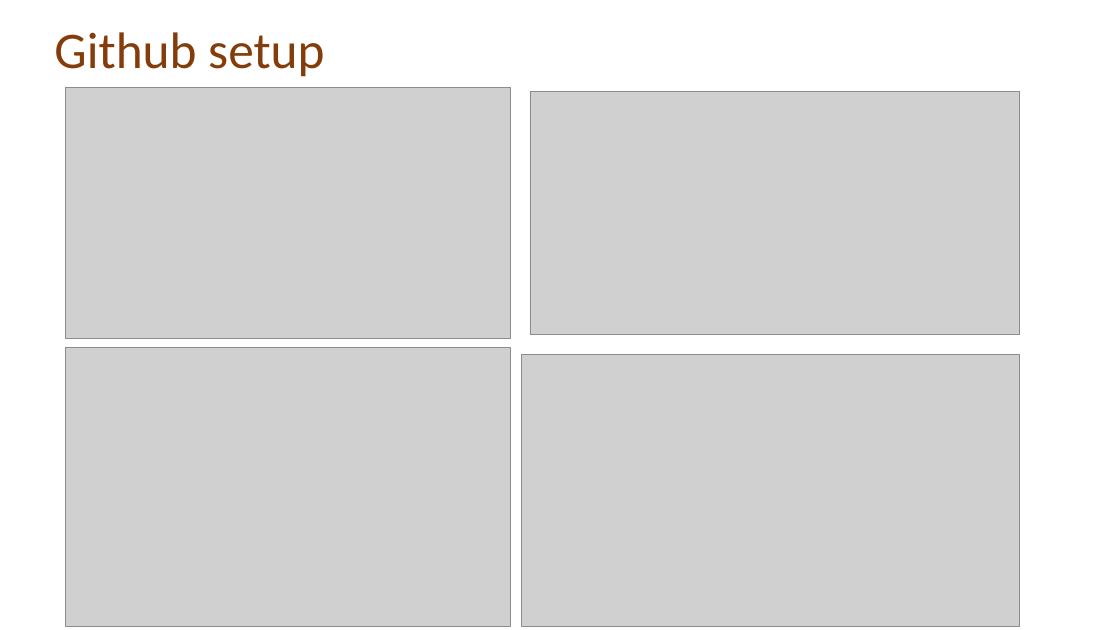
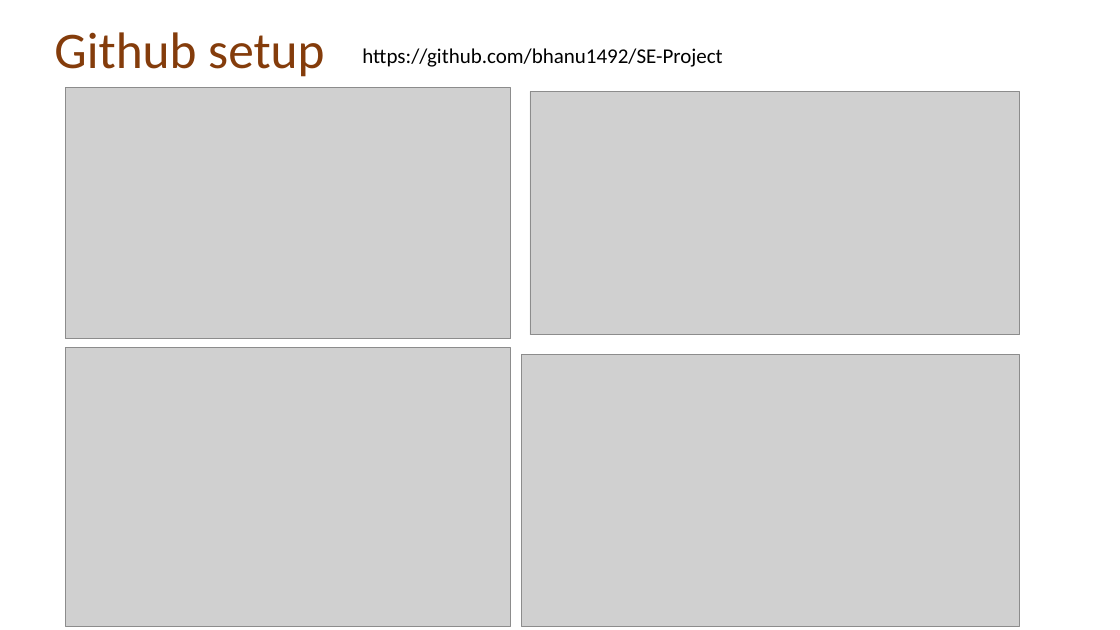
Before and after one commit to bhanu1492/SE-Project, a slide deck: slide 7 of SE PROJECT.pptx. Drawn at 1120x630 pixels with LibreOffice and Linux fonts; fonts in the diff are those of the drawing; grey boxes stand for pictures. Boxes give left, top, right and bottom in pixels: in the first picture for what was removed or moved away, otherwise in the second. Text is boxed around its words. In the diff, an @@ line names an element or a change of style, - is before the commit and + after.

Commit message:
Add files via upload
This project is based on the online car rental system.

```diff
--- a/SE PROJECT.pptx
+++ b/SE PROJECT.pptx
@@ text added at (x1=362, y1=48, x2=722, y2=67), 18 pt, text #000000 @@
+https://github.com/bhanu1492/SE-Project
```
Also in this commit, not shown: 1 other slide changed.
